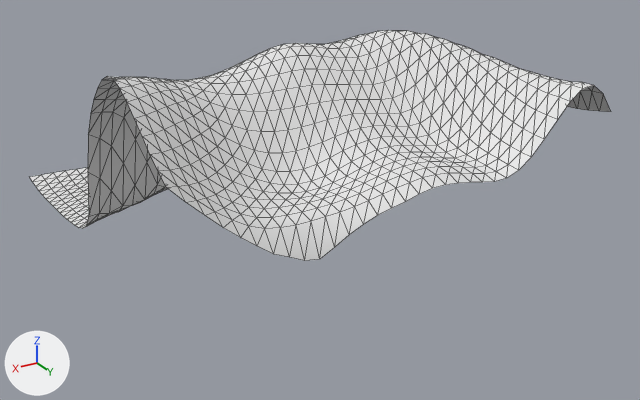
The glTF model assets/levels/overworld/chunk_-1_2.glb: old version first, new version second.
Camera for both pictures: a 50 mm camera at (61.2, 110.7, 55.4) aimed at (-1.4, 6.3, 3.2). Every picture has the same lights, and +X, +Y and +Z are marked at lower left. The first picture is the older version. Mesh edges are drawn as thin lines.

Objects in the first picture: 'chunk_-1_2-col'.
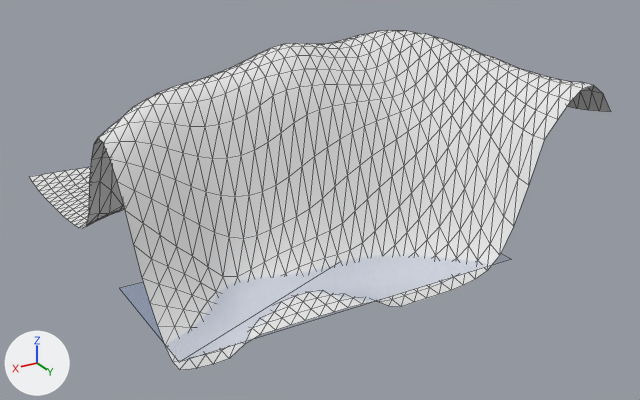
What differs and where, as boxes [x1, y1, x2, y2] in the pictures (640 x 400 px; the box of a moved part takes in the faces that stretch with it):
'chunk_-1_2-col', reshaped (47% taller)
    before: [30, 30, 611, 261]
    after: [30, 30, 611, 370]
'Plane.001-water', added
    after: [119, 253, 511, 362]
part 1 of me_chunk__1_2, moved or reshaped
    before: [87, 69, 545, 261]
    after: [87, 69, 545, 370]

What changed in the scene script:
```text
Add mat_water:
    mat_water = principled_material('water')
    mat_water.base_color = (0.0, 0.255, 0.8)  # blue #008ae7
    mat_water.alpha = 0.15
Change me_chunk__1_2:
    used by ob_chunk__1_2_col; location = (0.0, 0.0, 0.0)
    remove me_chunk__1_2.from_pydata(...)  # 1089 vertices, 2048 faces; spans x -32.0..32.0, y -32.0..32.0, z -0.1..29.3
    add me_chunk__1_2.from_pydata(...)  # 1089 vertices, 2048 faces; spans x -32.0..32.0, y -32.0..32.0, z -1.2..26.5
    me_chunk__1_2 part 1: 343 of 1089 vertices moved; they spanned x -20.0..32.0, y -2.0..32.0, z 6.7..29.3 and now span x -20.0..32.0, y -2.0..32.0, z -1.2..24.1; mean shift (0.0, 0.0, -9.6); largest move (32.0, 28.0, 23.7) -> (32.0, 28.0, 0.6)
Add me_plane_001_water:
    me_plane_001_water.from_pydata([(-16.3, 12.5, 0.7), (32.0, 12.5, 0.7), (-16.3, 32.0, 0.7), (32.0, 32.0, 0.7)], [], [(0, 1, 3), (0, 3, 2)])
    me_plane_001_water.materials.append(mat_water)  # blue #008ae7
Add ob_plane_001_water:
    ob_plane_001_water = bpy.data.objects.new('Plane.001-water', me_plane_001_water)
    ob_plane_001_water.location = (0.0, 0.0, 0.0)
```
